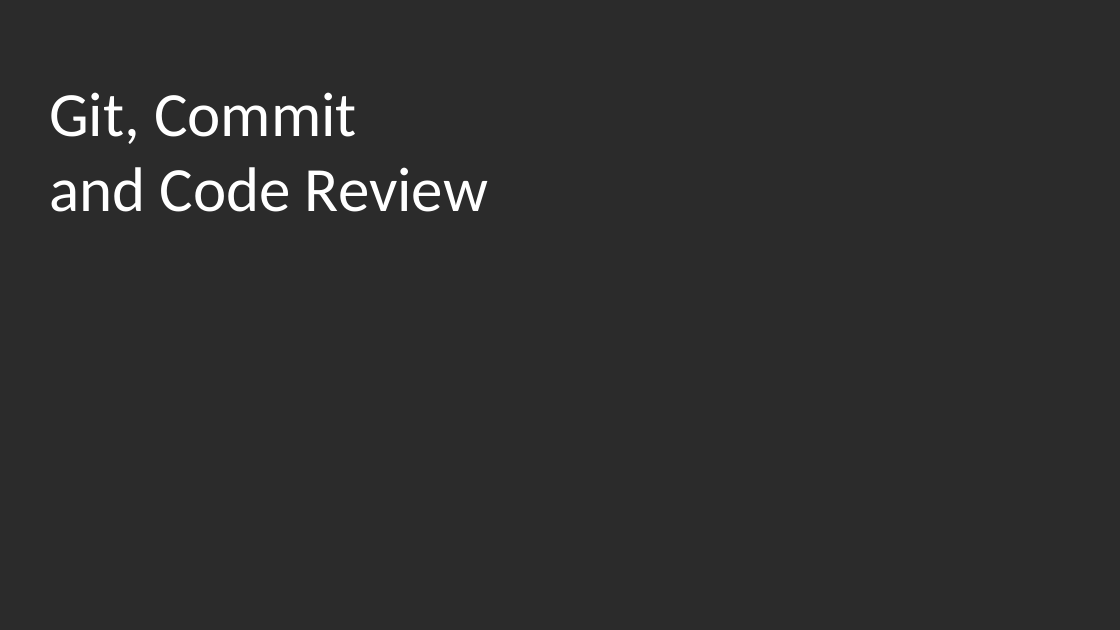
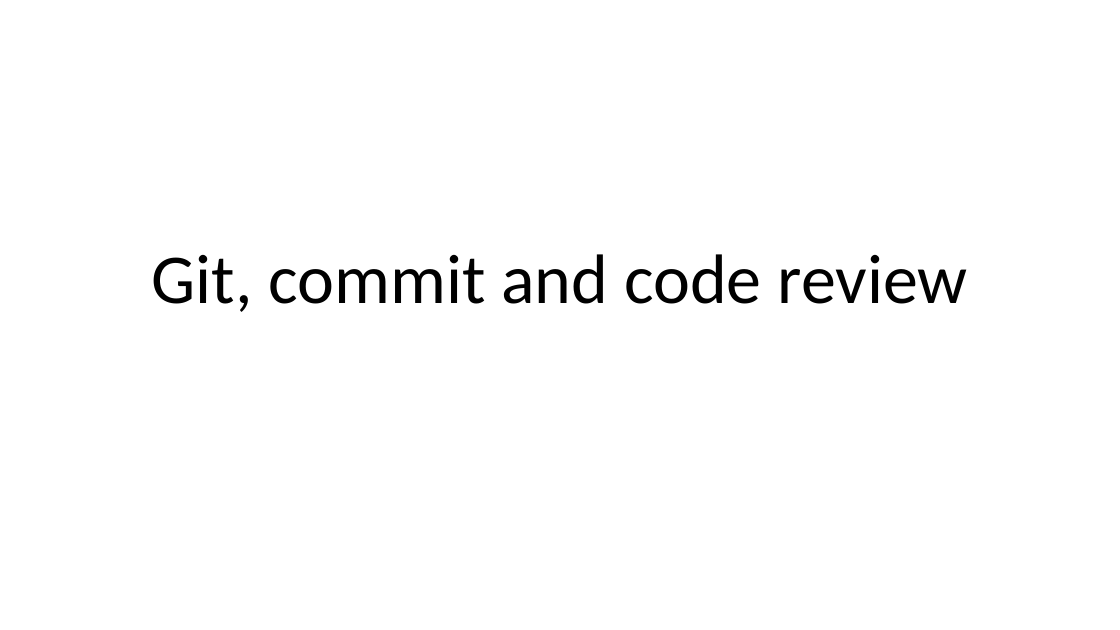
Before and after one commit to dzmitry-varabei/front-end-course, a slide deck: slide 1 of git-commit-code-review/Presentation1.pptx. Drawn at 1120x630 pixels with LibreOffice and Linux fonts; fonts in the diff are those of the drawing; background and template pictures are left out; a plain dark background stands for a picture behind light text. Boxes give left, top, right and bottom in pixels: in the first picture for what was removed or moved away, otherwise in the second. Text is boxed around its words. In the diff, an @@ line names an element or a change of style, - is before the commit and + after.

```diff
--- a/git-commit-code-review/Presentation1.pptx
+++ b/git-commit-code-review/Presentation1.pptx
@@ background picture (left out) to #FFFFFF @@
@@ title "Git, commit and code review" at bbox=[152, 254, 968, 312]: vertical alignment top to bottom @@
@@ title at bbox=[152, 254, 968, 312]: text changed; size 54 to 60 pt; text colour #FFFFFF to #000000 @@
-Git, Commit
-and Code Review
+Git, commit and code review
```
Also in this commit, not shown: 3 other slides changed, 9 slides added, 2 slides removed, 1 other file.
